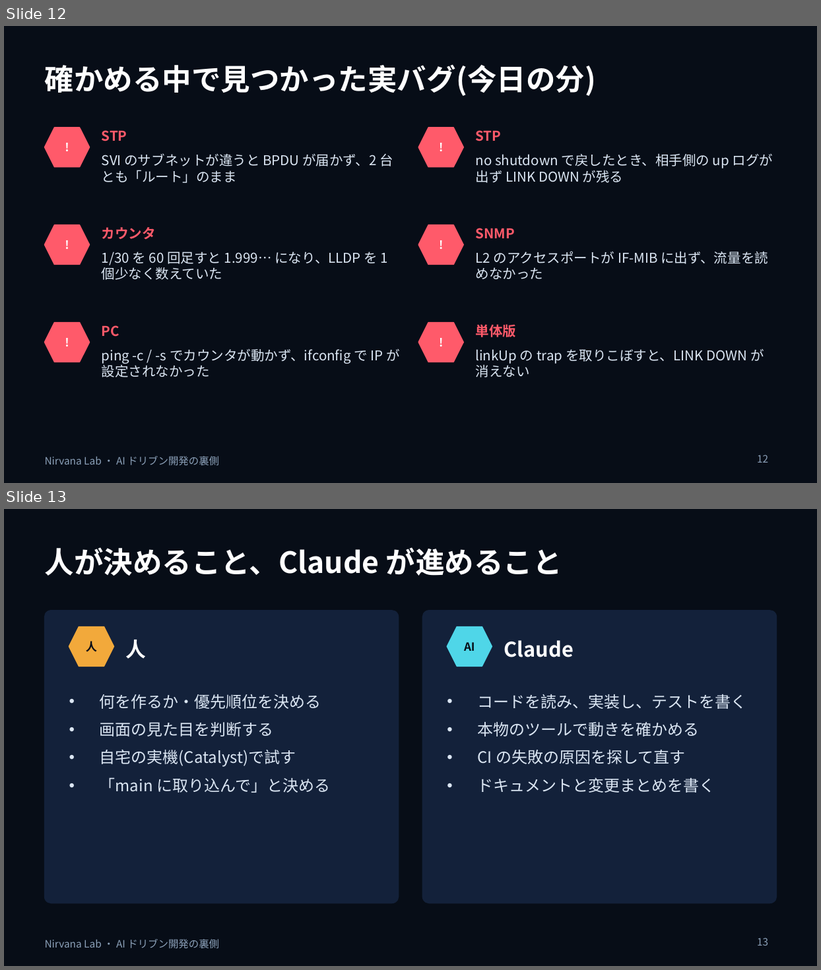
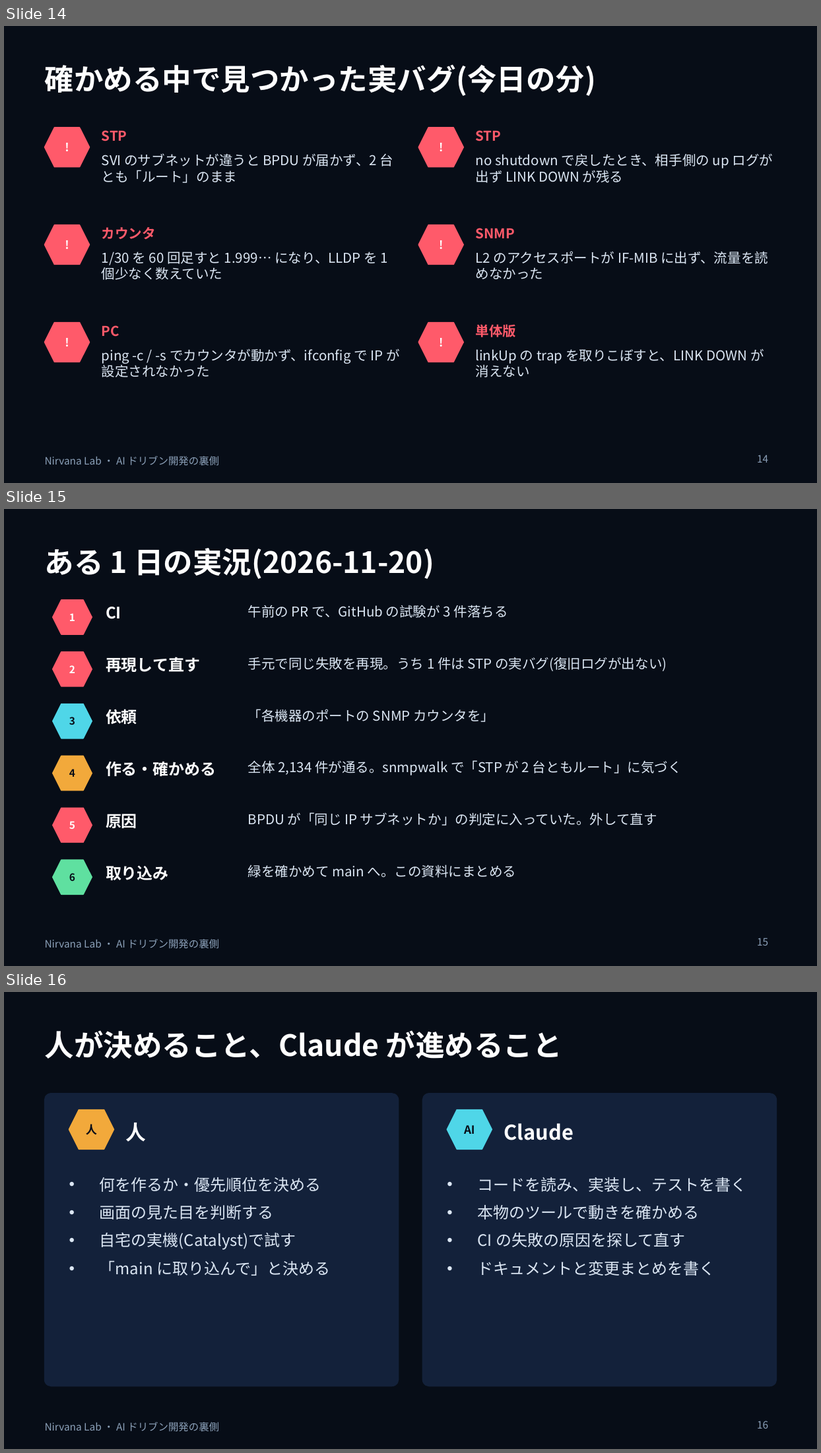
Before and after one commit to w-index-m/network-lab-emulator, a slide deck: docs/ai-driven-dev-behind-the-scenes.pptx. Shown one above the other, each under a label of ours: slides 12 and 13 before the commit, slides 14, 15 and 16 after it. The pictures are 821x970 and 821x1453 pixels, drawn with LibreOffice and Linux fonts; fonts in the diff are those of the drawing. Boxes give left, top, right and bottom in pixels: in the first picture for what was removed or moved away, otherwise in the second. Text is boxed around its words. In the diff, an @@ line names an element or a change of style, - is before the commit and + after.

```diff
--- a/docs/ai-driven-dev-behind-the-scenes.pptx
+++ b/docs/ai-driven-dev-behind-the-scenes.pptx
@@ slide 15 added at box(4, 509, 817, 966), background #070D17; not listed: 1 template element that a slide beside it also shows @@
@@ title added at box(45, 548, 434, 579), 26 pt, text #FFFFFF, bold @@
+ある 1 日の実況(2026-11-20)
@@ hexagon added at box(53, 600, 92, 634), fill #FF5A6A, outline #FF5A6A 1 pt @@
@@ text added at box(106, 607, 121, 619), 14 pt, text #FFFFFF, bold @@
+CI
@@ text added at box(248, 605, 508, 618), 12 pt, text #DBE6F3 @@
+午前の PR で、GitHub の試験が 3 件落ちる
@@ text added at box(69, 613, 75, 621), 9 pt, text #FFFFFF, bold @@
+1
@@ hexagon added at box(53, 652, 92, 687), fill #FF5A6A, outline #FF5A6A 1 pt @@
@@ text added at box(69, 665, 75, 673), 9 pt, text #FFFFFF, bold @@
+2
@@ text added at box(106, 657, 200, 673), 14 pt, text #FFFFFF, bold @@
+再現して直す
@@ text added at box(248, 657, 667, 671), 12 pt, text #DBE6F3 @@
+手元で同じ失敗を再現。うち 1 件は STP の実バグ(復旧ログが出ない)
@@ hexagon added at box(53, 704, 92, 738), fill #4FD6E8, outline #4FD6E8 1 pt @@
@@ text added at box(69, 717, 75, 725), 9 pt, text #070D17, bold @@
+3
@@ text added at box(106, 709, 137, 724), 14 pt, text #FFFFFF, bold @@
+依頼
@@ text added at box(248, 709, 494, 722), 12 pt, text #DBE6F3 @@
+「各機器のポートの SNMP カウンタを」
@@ hexagon added at box(53, 757, 92, 790), fill #F2A93B, outline #F2A93B 1 pt @@
@@ text added at box(106, 761, 217, 776), 14 pt, text #FFFFFF, bold @@
+作る・確かめる
@@ text added at box(248, 760, 682, 776), 12 pt, text #DBE6F3 @@
+全体 2,134 件が通る。snmpwalk で「STP が 2 台ともルート」に気づく
@@ text added at box(69, 769, 75, 777), 9 pt, text #070D17, bold @@
+4
@@ hexagon added at box(53, 808, 92, 842), fill #FF5A6A, outline #FF5A6A 1 pt @@
@@ text added at box(69, 821, 75, 829), 9 pt, text #FFFFFF, bold @@
+5
@@ text added at box(106, 814, 137, 828), 14 pt, text #FFFFFF, bold @@
+原因
@@ text added at box(248, 813, 657, 826), 12 pt, text #DBE6F3 @@
+BPDU が「同じ IP サブネットか」の判定に入っていた。外して直す
@@ hexagon added at box(53, 860, 92, 894), fill #5FE0A0, outline #5FE0A0 1 pt @@
@@ text added at box(248, 865, 517, 878), 12 pt, text #DBE6F3 @@
+緑を確かめて main へ。この資料にまとめる
@@ text added at box(69, 873, 75, 881), 9 pt, text #070D17, bold @@
+6
@@ text added at box(106, 866, 169, 881), 14 pt, text #FFFFFF, bold @@
+取り込み
@@ page number added at box(757, 938, 768, 946), 9 pt, text #8BA0B8 @@
+15
@@ what was slide 12 is now slide 14 @@
@@ page number at box(757, 455, 768, 463): text changed @@
-12
+14
@@ what was slide 13 is now slide 16 @@
@@ page number at box(757, 1421, 768, 1429): text changed @@
-13
+16
```
Also in this commit, not shown: 2 other slides added, 5 other files.
